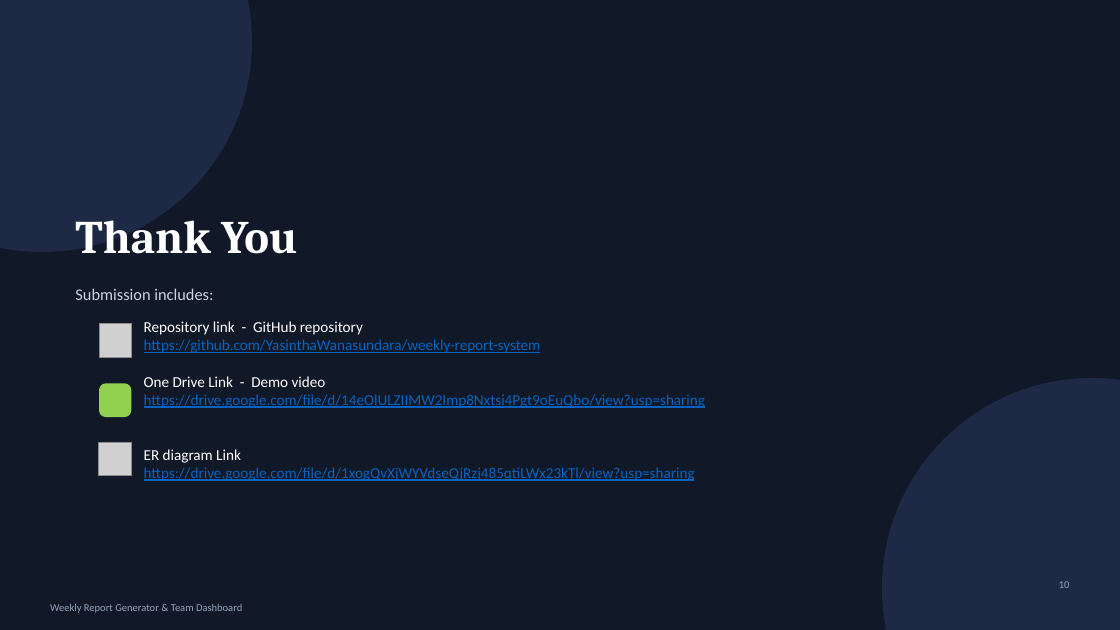
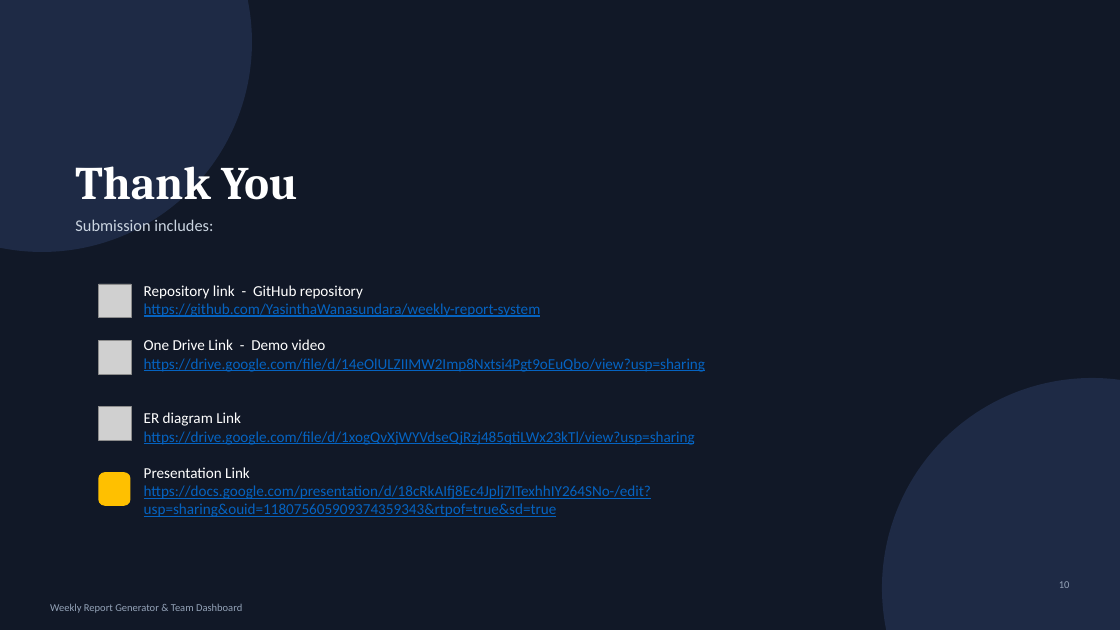
Before and after one commit to YasinthaWanasundara/weekly-report-system, a slide deck: slide 10 of Weekly_Report_Dashboard_Presentation.pptx. Drawn at 1120x630 pixels with LibreOffice and Linux fonts; fonts in the diff are those of the drawing; grey boxes stand for pictures. Boxes give left, top, right and bottom in pixels: in the first picture for what was removed or moved away, otherwise in the second. Text is boxed around its words. In the diff, an @@ line names an element or a change of style, - is before the commit and + after.

Commit message:
Update Weekly Report Dashboard presentation

```diff
--- a/Weekly_Report_Dashboard_Presentation.pptx
+++ b/Weekly_Report_Dashboard_Presentation.pptx
@@ text "Thank You" moved from (x1=75, y1=220, x2=297, y2=254) to (x1=75, y1=166, x2=297, y2=200) @@
@@ text "Submission includes:" moved from (x1=75, y1=288, x2=213, y2=300) to (x1=75, y1=219, x2=213, y2=231) @@
@@ picture moved from (x1=99, y1=323, x2=132, y2=357) to (x1=99, y1=284, x2=132, y2=318) @@
@@ picture added at (x1=99, y1=340, x2=132, y2=374) @@
@@ picture moved from (x1=99, y1=442, x2=132, y2=476) to (x1=99, y1=407, x2=132, y2=440) @@
@@ rounded rectangle moved from (x1=99, y1=384, x2=131, y2=418) to (x1=98, y1=472, x2=130, y2=506) @@
@@ rounded rectangle at (x1=98, y1=472, x2=130, y2=506): fill #92D050 to #FFC000 @@
@@ text at (x1=144, y1=467, x2=651, y2=517): paragraphs added @@
+Presentation Link
+https://docs.google.com/presentation/d/18cRkAIfj8Ec4Jplj7lTexhhIY264SNo-/edit?usp=sharing&ouid=118075605909374359343&rtpof=true&sd=true
```
